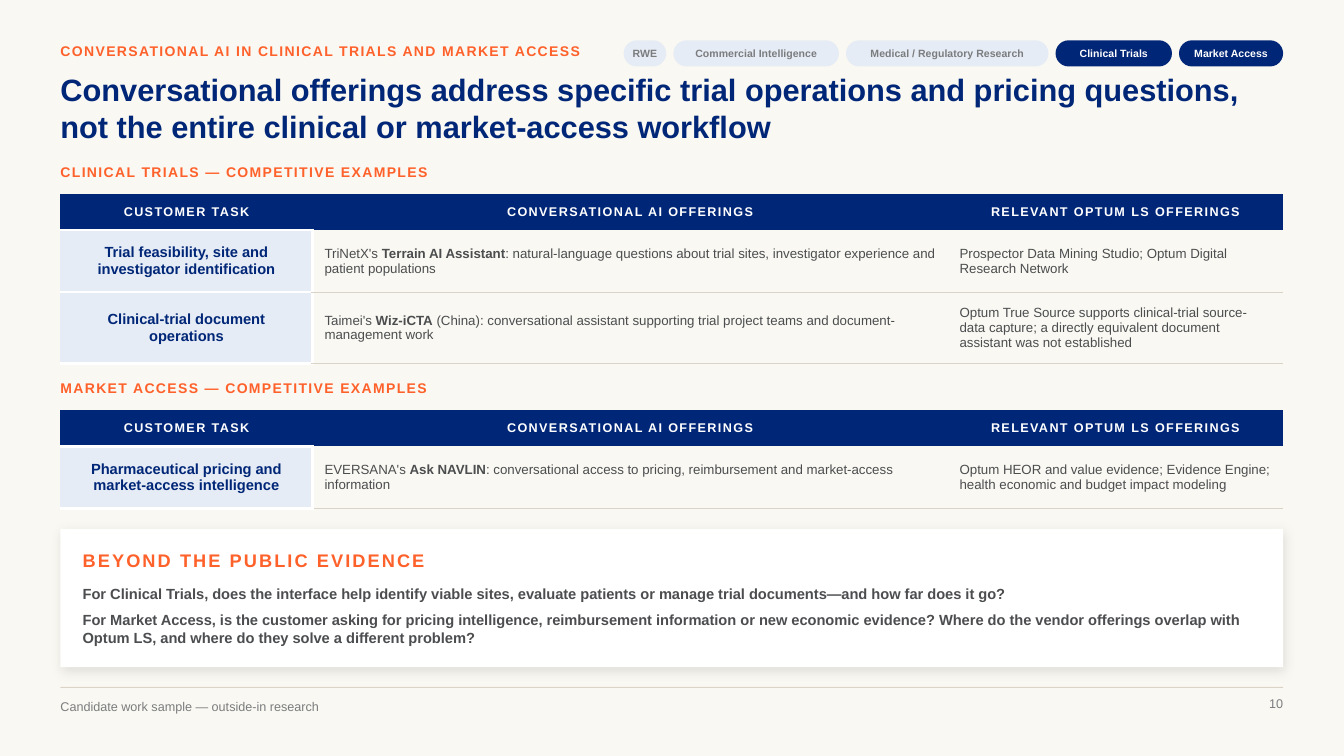
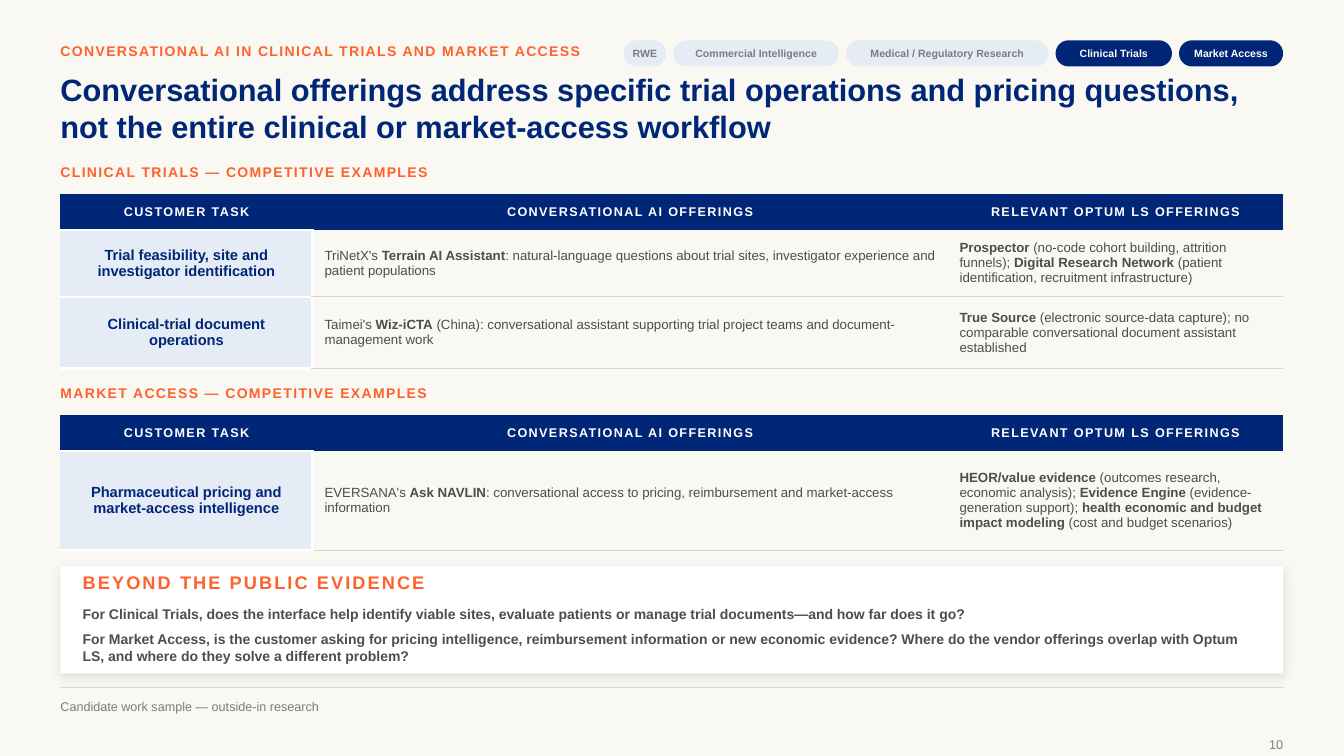
Before and after one commit to marinojt/test, a slide deck: slide 10 of deck/Optum-LS-Conversational-AI-sourced.pptx. Drawn at 1344x756 pixels with LibreOffice and Linux fonts; fonts in the diff are those of the drawing. Boxes give left, top, right and bottom in pixels: in the first picture for what was removed or moved away, otherwise in the second. Text is boxed around its words. In the diff, an @@ line names an element or a change of style, - is before the commit and + after.

```diff
--- a/deck/Optum-LS-Conversational-AI-sourced.pptx
+++ b/deck/Optum-LS-Conversational-AI-sourced.pptx
@@ table at (60, 194, 1284, 369) @@
-row 2, column 3: Prospector Data Mining Studio; Optum Digital Research Network
+row 2, column 3: Prospector (no-code cohort building, attrition funnels); Digital Research Network (patient identification, recruitment infrastructure)
-row 3, column 3: Optum True Source supports clinical-trial source-data capture; a directly equivalent document assistant was not established
+row 3, column 3: True Source (electronic source-data capture); no comparable conversational document assistant established
@@ text "MARKET ACCESS — COMPETITIVE EXAMPLES": place and size @@
-text "MARKET ACCESS — COMPETITIVE EXAMPLES" at (60, 383, 426, 393)
+text "MARKET ACCESS — COMPETITIVE EXAMPLES" at (60, 388, 426, 398)
@@ table at (60, 415, 1284, 551) @@
-row 2, column 3: Optum HEOR and value evidence; Evidence Engine; health economic and budget impact modeling
+row 2, column 3: HEOR/value evidence (outcomes research, economic analysis); Evidence Engine (evidence-generation support); health economic and budget impact modeling (cost and budget scenarios)
@@ table: place and size @@
-table at (60, 410, 1284, 511)
+table at (60, 415, 1284, 551)
@@ rectangle: place and size @@
-rectangle at (60, 529, 1284, 667)
+rectangle at (60, 567, 1284, 674)
@@ text "BEYOND THE PUBLIC EVIDENCE": place and size @@
-text "BEYOND THE PUBLIC EVIDENCE" at (83, 554, 424, 567)
+text "BEYOND THE PUBLIC EVIDENCE" at (83, 576, 424, 589)
@@ text "For Clinical Trials, does the ...": place and size @@
-text "For Clinical Trials, does the ..." at (83, 588, 1240, 646)
+text "For Clinical Trials, does the ..." at (83, 609, 1238, 664)
@@ text "For Clinical Trials, does the ..." at (83, 609, 1238, 664): size 10.5 to 10 pt @@
@@ page number: place and size @@
-page number at (1269, 699, 1283, 708)
+page number at (1269, 740, 1283, 749)
```
Also in this commit, not shown: 4 other slides changed, 6 other files.
